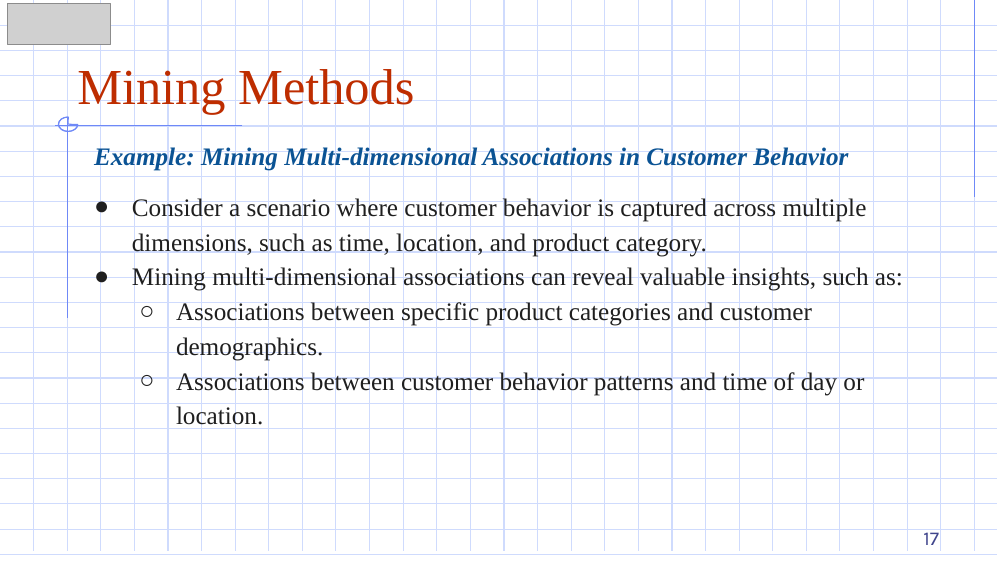
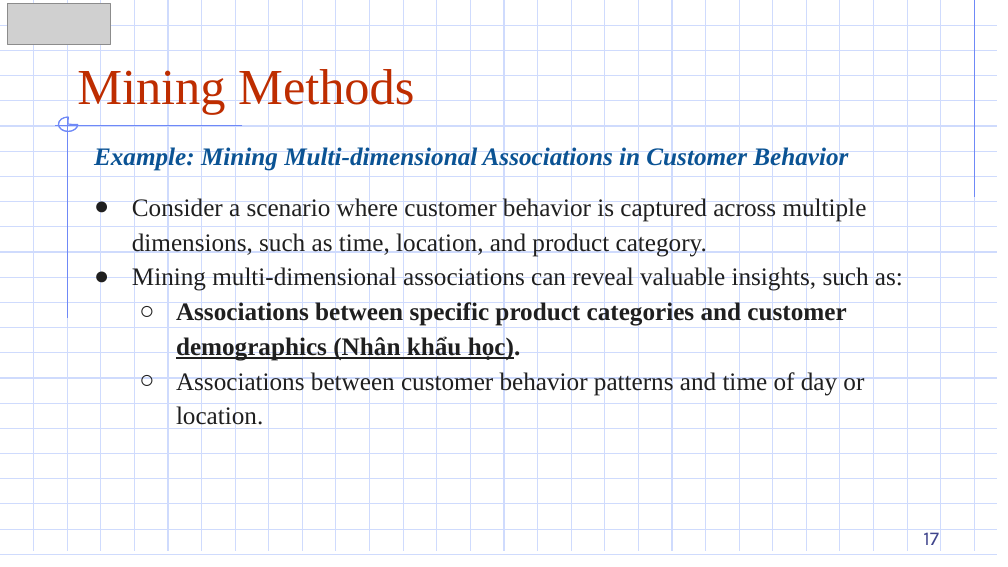
Before and after one commit to DazielNguyen/DBM302m, a slide deck: slide 17 of slides/Chapter 03/3.8 Mining Methods.pptx. Drawn at 1008x567 pixels with LibreOffice and Linux fonts; fonts in the diff are those of the drawing; grey boxes stand for pictures. Boxes give left, top, right and bottom in pixels: in the first picture for what was removed or moved away, otherwise in the second. Text is boxed around its words. In the diff, an @@ line names an element or a change of style, - is before the commit and + after.

```diff
--- a/slides/Chapter 03/3.8 Mining Methods.pptx
+++ b/slides/Chapter 03/3.8 Mining Methods.pptx
@@ text at [176,300,846,361]: text changed; bold on @@
-  ○ Associations between specific product categories and customer demographics.
+  ○ Associations between specific product categories and customer demographics (Nhân khẩu học).
```
Also in this commit, not shown: 5 other slides changed, 7 other files.
